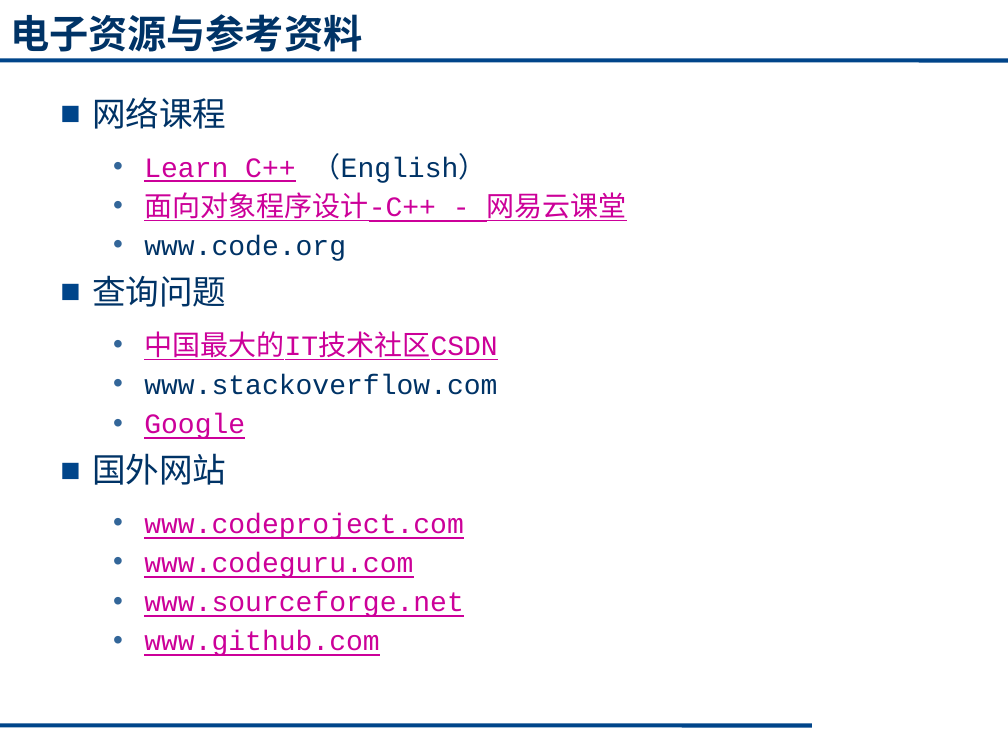
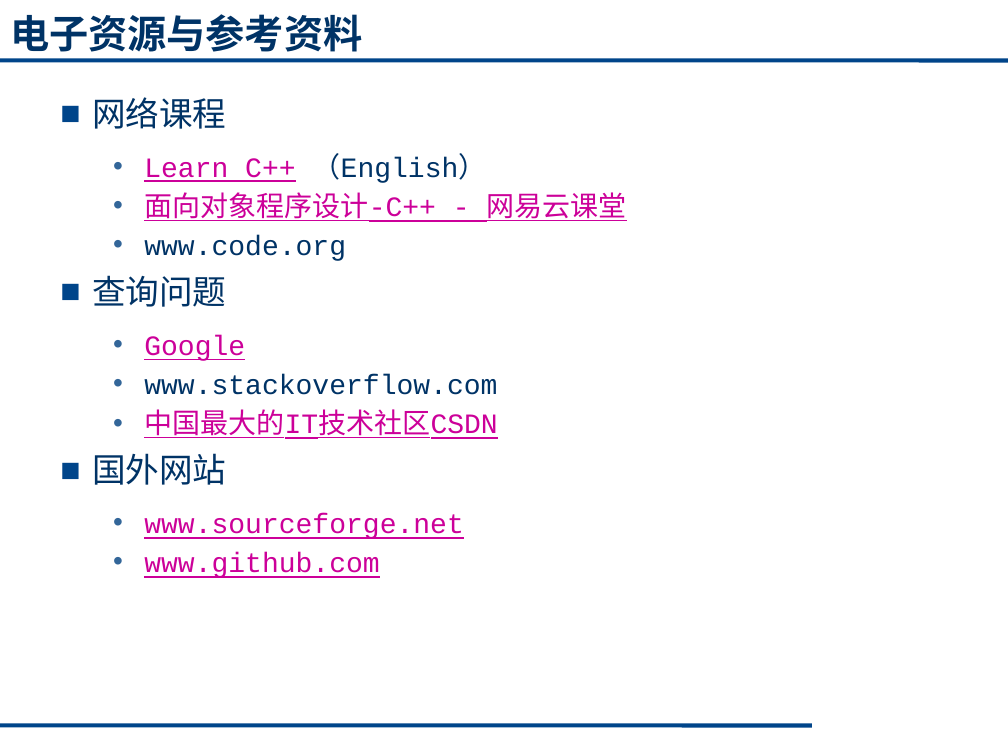
Before and after one commit to cugwhp/OOPCPP, a slide deck: slide 23 of 02.PPT/Ch1-绪论/C++1_1.pptx. Drawn at 1008x756 pixels with LibreOffice and Linux fonts; fonts in the diff are those of the drawing. Boxes give left, top, right and bottom in pixels: in the first picture for what was removed or moved away, otherwise in the second. Text is boxed around its words. In the diff, an @@ line names an element or a change of style, - is before the commit and + after.

```diff
--- a/02.PPT/Ch1-绪论/C++1_1.pptx
+++ b/02.PPT/Ch1-绪论/C++1_1.pptx
@@ text at (144, 335, 497, 395): paragraphs added @@
+  • Google
+  • www.stackoverflow.com
@@ text at (144, 374, 497, 439): paragraphs removed @@
-  • www.stackoverflow.com
-  • Google
@@ text at (144, 513, 464, 578): paragraphs removed @@
-  • www.codeproject.com
-  • www.codeguru.com
```
Also in this commit, not shown: 4 other slides changed, 3 other files.
